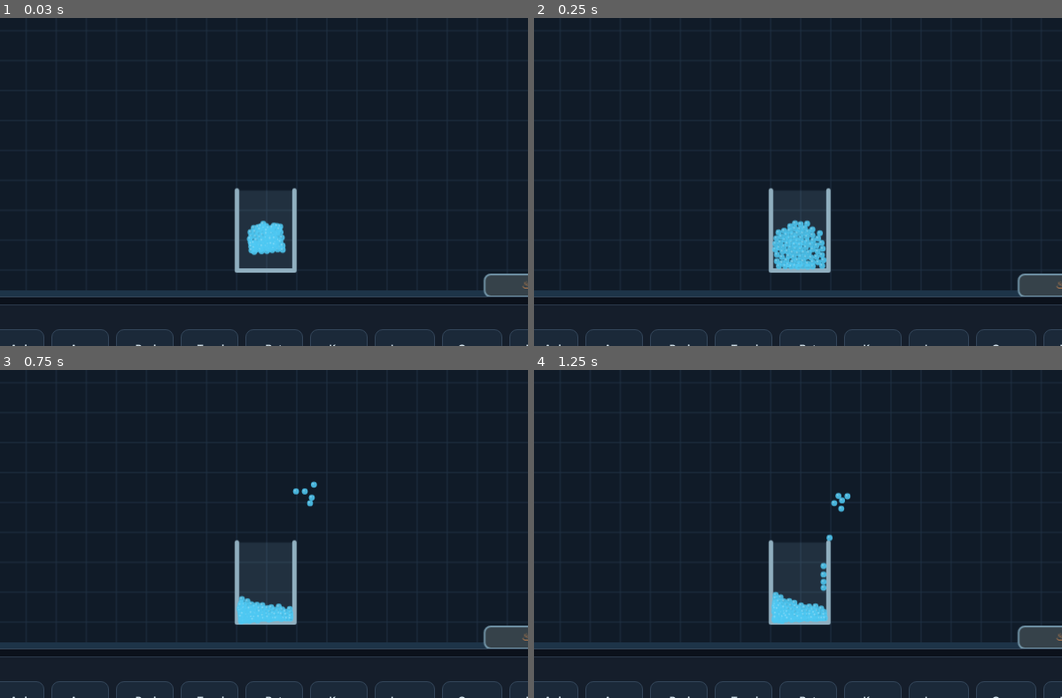
Above: before the commit, frames 1-4 (two rows, left to right).
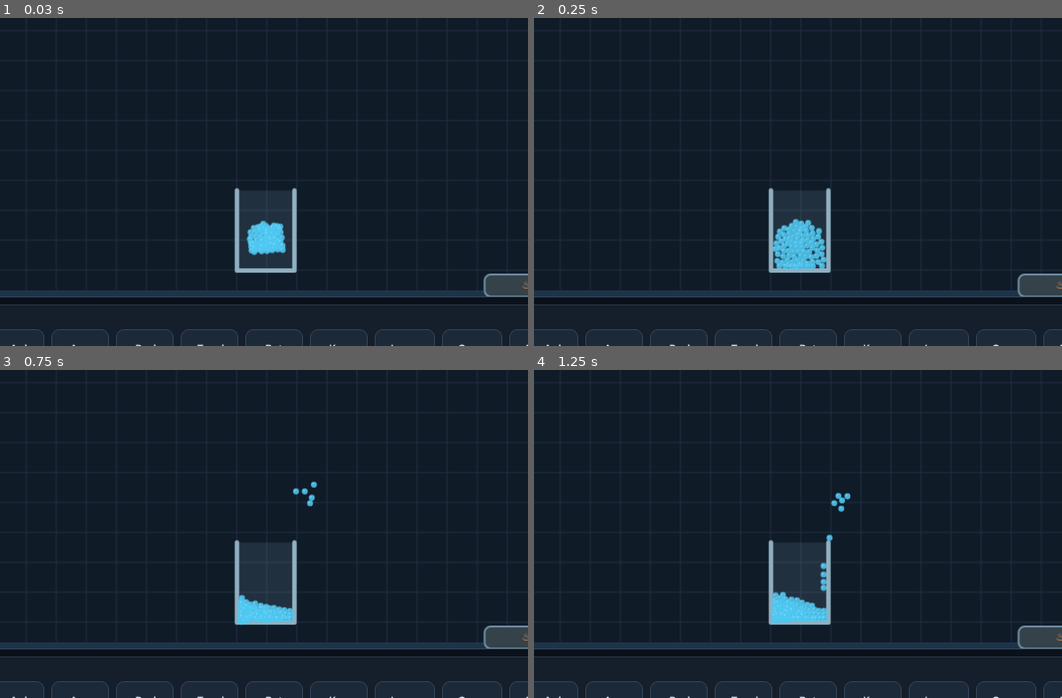
Above: after the commit, the same moments.

Repository: vexelkang-cell/gamepai
Game: browser game, page games/water-simulator/index.html
Same seed, same stepped clock (60 frames per second), same inputs: the game is played once before the commit and once after it.
Inputs (mouse positions are % of the whole screen's width and height, from its top left):
- Up to frame 1 (0.03 s): no input
- Up to frame 2 (0.25 s): no input
- Up to frame 3 (0.75 s): click (50, 37) at 0.27 s
- Up to frame 4 (1.25 s): click (50, 43) at 1.07 s; tap Space at 1.1 s
The pictures show only the part of the screen within x 21-71%, y 24-74%; the shares and areas given below are measured in that part.

Frame 1 is identical in both runs. In frame 2, 0.4% of the frame differs, in the area x 45-56%, y 61-77%; in frame 3, 0.2%; in frame 4, 0.2%.

Commit message:
Stabilkan getaran kecil air di wadah diam (tahap 1)

Diff:
--- a/games/water-simulator/index.html
+++ b/games/water-simulator/index.html
@@ -276,6 +276,26 @@
     }
     for(let i=0;i<particles.length;i++){let p=particles[i],gx=Math.max(0,Math.min(cols-1,Math.floor(p.x/cell))),gy=Math.max(0,Math.min(rows-1,Math.floor(p.y/cell))),key=gy*cols+gx;if(heads[key]===-1)activeCells.push(key);p.next=heads[key];heads[key]=i}
     for(let i=0;i<particles.length;i++){let p=particles[i],gx=Math.floor(p.x/cell),gy=Math.floor(p.y/cell);for(let iy=- …(794 unchanged characters)…
+    // Tahap 1: redam getaran kecil air hanya saat wadah tegak dan benar-benar diam.
+    // Gerakan air yang cukup besar tetap dibiarkan agar simulasi tidak terasa kaku.
+    for(const p of particles){
+      if(p.type!=='Air')continue;
+      for(const o of objects){
+        if(!['Panci','Gelas','Ember','Botol'].includes(o.type))continue;
+        if(pointer&&pointer.grab===o)continue;
+        if(Math.abs(o.angle)>.12||Math.hypot(o.vx,o.vy)>.08)continue;
+        const q=local(o,p.x,p.y),pad=p.r+2;
+        if(q.x<=-o.w/2+pad||q.x>=o.w/2-pad||q.y<=-o.h/2+pad||q.y>=o.h/2-pad)continue;
+        const speed=Math.hypot(p.vx,p.vy);
+        if(speed<.65){
+          const damping=speed<.22?.78:.91;
+          p.vx*=damping;
+          p.vy*=damping;
+          if(Math.hypot(p.vx,p.vy)<.035){p.vx=0;p.vy=0}
+        }
+        break;
+      }
+    }
   }
   function drawObject(o){ctx.save();ctx.translate(o.x,o.y);ctx.rotate(o.angle);let w=o.w,h=o.h;ctx.lineWidth=5;ctx.lineCap='round';ctx.lineJoin='round';ctx.strokeStyle=selected===o?'#7beafa':'#91afbf';ctx.fillStyle='#314b5d';
     if(['Panci','Gelas','Ember','Botol'].includes(o.type)){ctx.beginPath();ctx.moveTo(-w/2,-h/2);ctx.lineTo(-w/2,h/2);c …(294 unchanged characters)…
